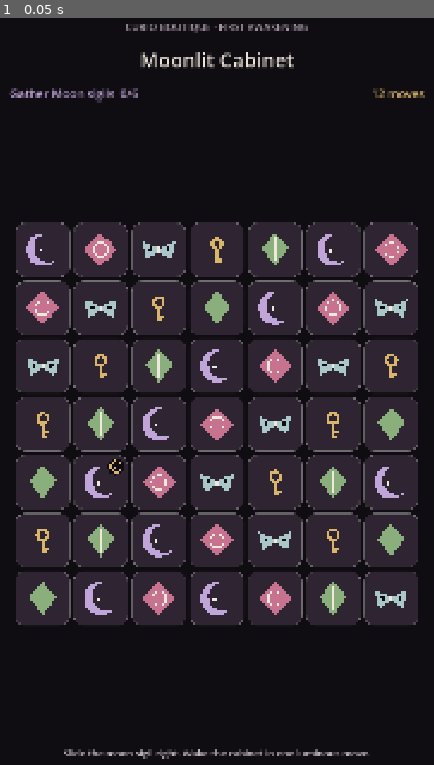
Above: before the commit, frame 1.
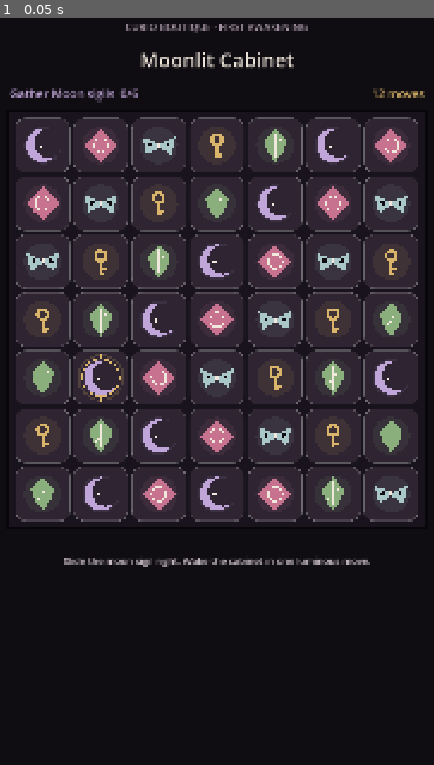
Above: after the commit, the same moment.

Repository: Jay-prodesign/akilta-match3
Game: Godot game, scene res://src/app/app_bootstrap.tscn
Two runs of this game, one before a commit and one after it. Both use one fixed random seed, a clock stepped at 60 frames per second and the inputs below.
Inputs:
- Up to frame 1 (0.05 s): no input

The runs differ from the first frame. In frame 1, 34% of the frame differs, in the area x 3-97%, y 13-100%.

Commit message:
feat: prepare Level 1 founder-gate visual candidate

Diff:
--- a/content/levels/ch01/level_001.json
+++ b/content/levels/ch01/level_001.json
@@ -7,6 +7,9 @@
   "validation_expect": {"special_triggered_min": 1},
   "id": "ch01_level_001",
   "chapter": "curio_boutique",
+  "visual_profile": "curio_boutique_opening",
+  "piece_set": "core_five_founder_gate_v1",
+  "visual_status": "founder_gate_candidate",
   "title": "Moonlit Cabinet",
   "eyebrow": "CURIO BOUTIQUE · FIRST AWAKENING",
   "hint": "Slide the moon sigil right. Wake the cabinet in one luminous move.",
--- a/src/match3/presentation/board_view.gd
+++ b/src/match3/presentation/board_view.gd
@@ -9,10 +9,14 @@
 const VELVET := Color("#17131B")
 const PLUM := Color("#241A27")
 const GLASS := Color("#2E2432")
+const RAISED := Color("#382C3D")
 const BONE := Color("#F1E8DD")
+const MIST := Color("#D9CDD5")
 const GOLD := Color("#D8B56A")
+const LILAC := Color("#BFA5D8")
 
 @export var cell_gap: float = 8.0
+@export var board_frame_padding: float = 14.0
 @export var swipe_threshold: float = 24.0
 
 var board_state
@@ -127,6 +131,11 @@
 	var origin: Vector2 = geometry["origin"]
 	var cell_size: float = geometry["cell_size"]
 	var pitch := cell_size + cell_gap
+	var board_size := Vector2(
+		cell_size * board_state.width + cell_gap * (board_state.width - 1),
+		cell_size * board_state.height + cell_gap * (board_state.height - 1)
+	)
+	_draw_board_frame(Rect2(origin, board_size).grow(board_frame_padding))
 
 	for y in range(board_state.height):
 		for x in range(board_state.width):
@@ -173,7 +182,33 @@
 		cell_size * board_state.width + cell_gap * (board_state.width - 1),
 		cell_size * board_state.height + cell_gap * (board_state.height - 1)
 	)
-	return {"origin": (size - total) * 0.5, "cell_size": cell_size}
+	var origin_x := (size.x - total.x) * 0.5
+	var origin_y := maxf(8.0, (size.y - total.y) * 0.18)
+	return {"origin": Vector2(origin_x, origin_y), "cell_size": cell_size}
+
+func _draw_board_frame(rect: Rect2) -> void:
+	var shadow := rect.grow(7.0)
+	draw_rect(shadow, Color(0.02, 0.015, 0.025, 0.72), true)
+	draw_rect(rect, Color("#18131C"), true)
+	var outer := Color(GOLD)
+	outer.a = 0.34
+	draw_rect(rect, outer, false, 2.0)
+	var inner := Color(LILAC)
+	inner.a = 0.13
+	draw_rect(rect.grow(-5.0), inner, false, 1.0)
+	var mark_color := Color(GOLD)
+	mark_color.a = 0.5
+	var mark := minf(rect.size.x, rect.size.y) * 0.035
+	for corner in [
+		rect.position,
+		Vector2(rect.end.x, rect.position.y),
+		Vector2(rect.position.x, rect.end.y),
+		rect.end
+	]:
+		var sx: float = 1.0 if corner.x == rect.position.x else -1.0
+		var sy: float = 1.0 if corner.y == rect.position.y else -1.0
+		draw_line(corner, corner + Vector2(mark * sx, 0), mark_color, 2.0)
+		draw_line(corner, corner + Vector2(0, mark * sy), mark_color, 2.0)
 
 func _draw_cell(rect: Rect2, pos: Vector2i) -> void:
 	var radius := rect.size.x * 0.18
@@ -205,6 +240,9 @@
 	var color: Color = descriptor["color"]
 	var c := rect.get_center()
 	var r: float = minf(rect.size.x, rect.size.y) * 0.38
+	var glow := Color(color)
+	glow.a = 0.10
+	draw_circle(c, r * 1.12, glow)
 
 	match family:
 		"moon":
@@ -243,31 +281,47 @@
 		"leaf":
 			var leaf := PackedVector2Array([
 				c + Vector2(0, -r),
-				c + Vector2(r * 0.82, -r * 0.10),
+				c + Vector2(r * 0.68, -r * 0.28),
+				c + Vector2(r * 0.50, r * 0.34),
 				c + Vector2(0, r),
-				c + Vector2(-r * 0.82, -r * 0.10)
+				c + Vector2(-r * 0.50, r * 0.34),
+				c + Vector2(-r * 0.68, -r * 0.28)
 			])
 			draw_colored_polygon(leaf, color)
-			draw_line(c + Vector2(0, -r * 0.72), c + Vector2(0, r * 0.70), BONE, max(1.5, r * 0.07))
+			draw_line(c + Vector2(0, -r * 0.72), c + Vector2(0, r * 0.72), BONE, max(1.5, r * 0.07))
+			draw_line(c + Vector2(0, -r * 0.10), c + Vector2(r * 0.34, -r * 0.34), BONE, max(1.0, r * 0.045))
+			draw_line(c + Vector2(0, r * 0.12), c + Vector2(-r * 0.32, r * 0.34), BONE, max(1.0, r * 0.045))
 
 func _draw_special_mark(rect: Rect2, kind: String) -> void:
-	var c := rect.position + Vector2(rect.size.x * 0.78, rect.size.y * 0.22)
-	var r := rect.size.x * 0.10
-	draw_circle(c, r * 1.5, INK)
-	draw_arc(c, r, 0.0, TAU, 24, GOLD, max(2.0, r * 0.33))
+	var center := rect.get_center()
+	var full_r := rect.size.x * 0.39
+	var halo := Color(GOLD)
+	halo.a = 0.20
+	if kind == "global":
+		draw_circle(center, full_r * 1.04, halo, false, max(2.0, rect.size.x * 0.035))
+		draw_arc(center, full_r * 0.88, 0.0, TAU, 40, GOLD, max(2.0, rect.size.x * 0.025))
+		for angle in [0.0, PI * 0.5, PI, PI * 1.5]:
+			var direction := Vector2(cos(angle), sin(angle))
+			draw_line(center + direction * full_r * 0.88, center + direction * full_r * 1.16, GOLD, max(2.0, rect.size.x * 0.025))
+		return
 	if kind == "line_h":
-		draw_line(c + Vector2(-r * 0.7, 0), c + Vector2(r * 0.7, 0), GOLD, 2.0)
-	elif kind == "line_v":
-		draw_line(c + Vector2(0, -r * 0.7), c + Vector2(0, r * 0.7), GOLD, 2.0)
-	elif kind == "global":
-		draw_circle(c, r * 0.30, GOLD)
-		for angle in [0.0, PI * 0.5, PI, PI * 1.5]:
-			draw_line(c + Vector2(cos(angle), sin(angle)) * r * 0.42, c + Vector2(cos(angle), sin(angle)) * r * 0.82, GOLD, 2.0)
-	elif kind == "area":
-		draw_rect(Rect2(c - Vector2.ONE * r * 0.42, Vector2.ONE * r * 0.84), GOLD, false, 2.0)
-	elif kind == "smart":
-		draw_circle(c, r * 0.30, GOLD, false, 2.0)
-		draw_circle(c, r * 0.08, GOLD)
+		draw_line(center + Vector2(-full_r, 0), center + Vector2(full_r, 0), GOLD, max(3.0, rect.size.x * 0.055))
+		draw_line(center + Vector2(-full_r, -rect.size.y * 0.08), center + Vector2(full_r, -rect.size.y * 0.08), Color(1,1,1,0.35), 1.5)
+		return
+	if kind == "line_v":
+		draw_line(center + Vector2(0, -full_r), center + Vector2(0, full_r), GOLD, max(3.0, rect.size.x * 0.055))
+		draw_line(center + Vector2(rect.size.x * 0.08, -full_r), center + Vector2(rect.size.x * 0.08, full_r), Color(1,1,1,0.35), 1.5)
+		return
+	if kind == "area":
+		draw_arc(center, full_r * 0.74, 0.0, TAU, 32, GOLD, max(2.0, rect.size.x * 0.035))
+		for angle in [PI * 0.25, PI * 0.75, PI * 1.25, PI * 1.75]:
+			var direction := Vector2(cos(angle), sin(angle))
+			draw_line(center + direction * full_r * 0.40, center + direction * full_r * 0.96, GOLD, 2.0)
+		return
+	if kind == "smart":
+		draw_arc(center, full_r * 0.70, PI * 0.10, PI * 0.90, 24, GOLD, 2.5)
+		draw_arc(center, full_r * 0.70, PI * 1.10, PI * 1.90, 24, GOLD, 2.5)
+		draw_circle(center, full_r * 0.15, GOLD)
 
 func _draw_wax_seal(rect: Rect2, hp: int) -> void:
 	var c := rect.position + Vector2(rect.size.x * 0.22, rect.size.y * 0.78)
--- a/src/match3/presentation/piece_visuals.gd
+++ b/src/match3/presentation/piece_visuals.gd
@@ -6,31 +6,51 @@
 		"color": Color("#BFA5D8"),
 		"silhouette": "crescent",
 		"motif": "moon_cut",
-		"value": 0.78
+		"value": 0.78,
+		"display_name": "Moon Sigil",
+		"material": "smoked_moonstone",
+		"world_role": "base_family",
+		"status": "founder_gate_candidate"
 	},
 	"rose": {
 		"color": Color("#C7728F"),
 		"silhouette": "faceted_rose",
 		"motif": "thorn_rosette",
-		"value": 0.62
+		"value": 0.62,
+		"display_name": "Thorn Rose",
+		"material": "carved_wine_enamel",
+		"world_role": "base_family",
+		"status": "founder_gate_candidate"
 	},
 	"moth": {
 		"color": Color("#A9C6C8"),
 		"silhouette": "winged",
 		"motif": "moth_eye",
-		"value": 0.74
+		"value": 0.74,
+		"display_name": "Luna Moth",
+		"material": "spectral_glass",
+		"world_role": "base_family",
+		"status": "founder_gate_candidate"
 	},
 	"key": {
 		"color": Color("#D8B56A"),
 		"silhouette": "key_relic",
 		"motif": "keyhole",
-		"value": 0.68
+		"value": 0.68,
+		"display_name": "Curio Key",
+		"material": "antique_metal",
+		"world_role": "base_family",
+		"status": "founder_gate_candidate"
 	},
 	"leaf": {
 		"color": Color("#8BAF7C"),
 		"silhouette": "almond_leaf",
 		"motif": "midrib",
-		"value": 0.58
+		"value": 0.58,
+		"display_name": "Night Ivy",
+		"material": "lacquered_leaf",
+		"world_role": "base_family",
+		"status": "founder_gate_candidate"
 	}
 }
 
--- a/src/ui/gameplay/gameplay_screen.tscn
+++ b/src/ui/gameplay/gameplay_screen.tscn
@@ -100,9 +100,9 @@
 horizontal_alignment = 2
 
 [node name="BoardView" type="Control" parent="Layout"]
-custom_minimum_size = Vector2(0, 1080)
+custom_minimum_size = Vector2(0, 1030)
 layout_mode = 2
-size_flags_vertical = 3
+size_flags_vertical = 0
 mouse_filter = 0
 script = ExtResource("2_board")
 
--- a/tests/integration/test_level1_gameplay.gd
+++ b/tests/integration/test_level1_gameplay.gd
@@ -56,6 +56,9 @@
 				var descriptor: Dictionary = contract[family]
 				silhouettes[str(descriptor.get("silhouette", ""))] = true
 				motifs[str(descriptor.get("motif", ""))] = true
+				_expect(str(descriptor.get("world_role", "")) == "base_family", "each Level 1 piece must declare its world/gameplay role")
+				_expect(str(descriptor.get("status", "")) == "founder_gate_candidate", "Level 1 piece visuals must remain explicitly candidate before Founder approval")
+				_expect(str(descriptor.get("material", "")) != "", "each Level 1 piece must declare a candidate material language")
 			_expect(silhouettes.size() == 5, "piece silhouettes must be unique; hue-only differentiation is forbidden")
 			_expect(motifs.size() == 5, "piece motifs must be unique; hue-only differentiation is forbidden")
 
Not shown, changed: .github/workflows/p0-visual.yml
Not shown, added: docs/engineering/level1-founder-gate-candidate.md
